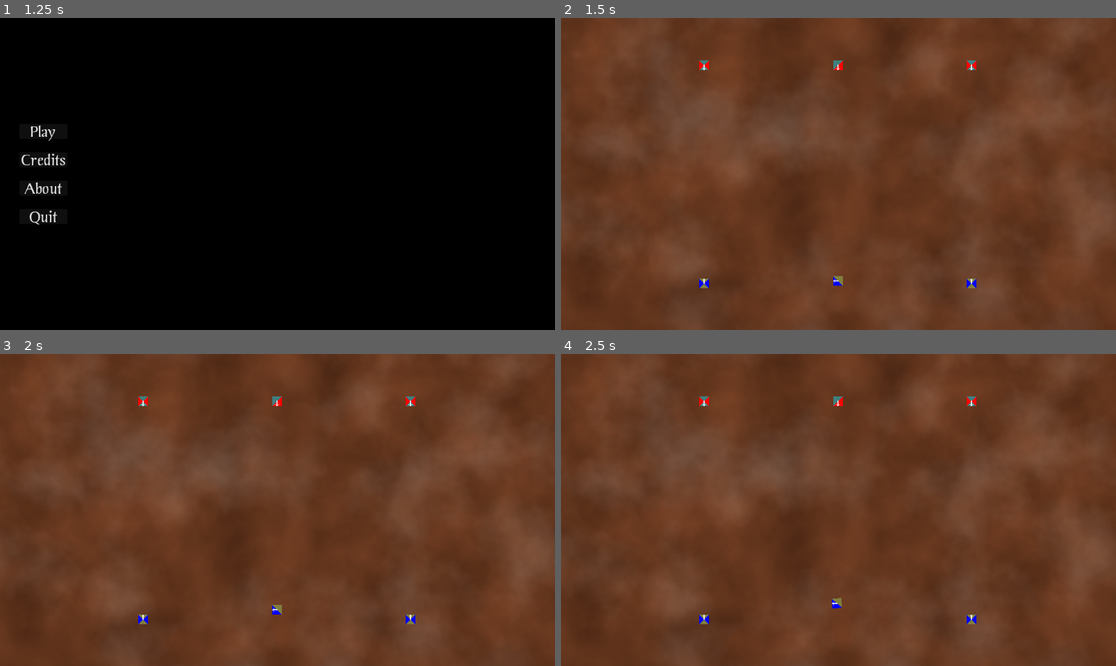
Above: before the commit, frames 1-4 (two rows, left to right).
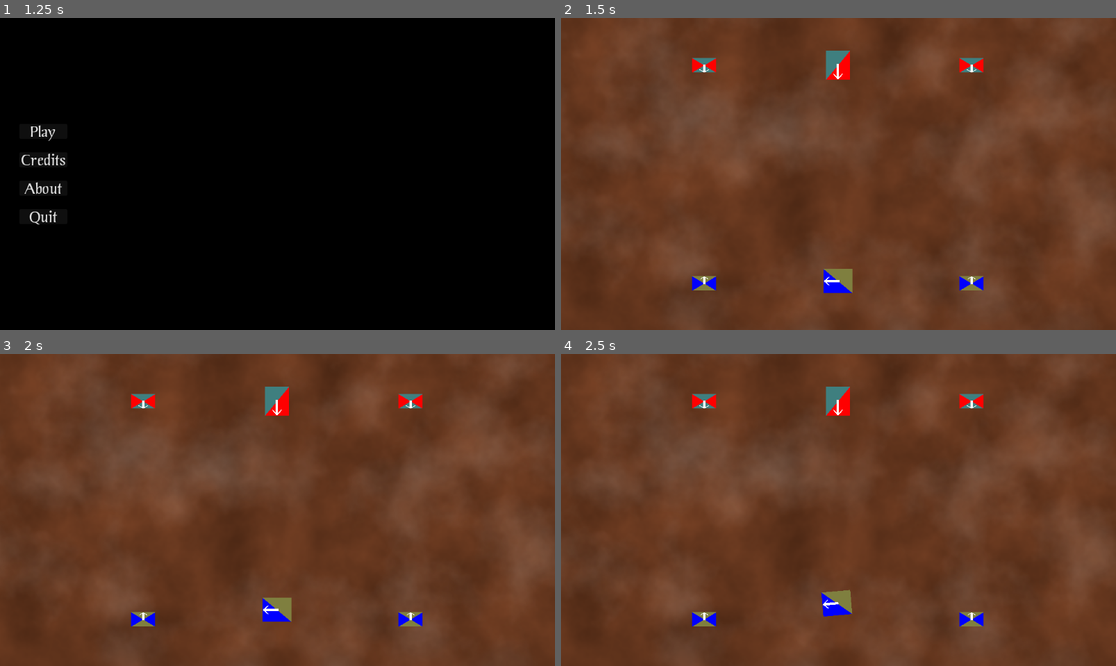
Above: after the commit, the same moments.

Repository: Habidakus/fantasy-battle
Game: Godot game, scene res://Scenes/TopLevelStateMachine.tscn
Two runs of this game, one before a commit and one after it. Both use one fixed random seed, a clock stepped at 60 frames per second and the inputs below.
Inputs (mouse positions are in pixels of both pictures, inside the frame that each line leads up to):
- Up to frame 1 (1.25 s): tap Enter at 0.5 s; move the mouse to (399, 158) at 0.52 s; click (399, 158) at 0.67 s
- Up to frame 2 (1.5 s): click "Play" at 1.25 s
- Up to frame 3 (2 s): no input
- Up to frame 4 (2.5 s): move the mouse to (727, 525) at 2.02 s; click (727, 525) at 2.17 s

Frame 1 is identical in both runs. In frame 2, 1.5% of the frame differs, in the area x 23-77%, y 10-89%; in frame 3, 1.5%; in frame 4, 1.5%, in the area x 23-77%, y 10-88%.

Commit message:
Update size of visual squads

Diff:
--- a/Scripts/StatePlay.gd
+++ b/Scripts/StatePlay.gd
@@ -55,9 +55,7 @@
 	if not _visible_squads.has(squad.id):
 		assert(false, str(squad) + " has no visible component")
 		return
-	var vs = _visible_squads[squad.id]
-	vs.position = squad.position
-	vs.rotation = squad.rotation
+	_visible_squads[squad.id].Update(squad)
 
 func _process(delta: float) -> void:
 	_mist_direction += delta * ((rnd.randf() * 1) - 0.5)
--- a/Scripts/VisibleSquad.gd
+++ b/Scripts/VisibleSquad.gd
@@ -3,13 +3,17 @@
 func Config(squadType : Squad.SquadType, primaryColor : Color, secondaryColor : Color) -> void:
 	var infantryNode : Node2D = find_child("Infantry") as Node2D
 	var calvaryNode : Node2D = find_child("Calvary") as Node2D
+	var arrowNode : Node2D = find_child("Arrow") as Node2D
+	_store_polygons(arrowNode)
 	match squadType:
 		Squad.SquadType.INFANTRY:
 			infantryNode.show()
 			calvaryNode.hide()
+			_store_polygons(infantryNode)
 		Squad.SquadType.CAVALRY:
 			infantryNode.hide()
 			calvaryNode.show()
+			_store_polygons(calvaryNode)
 		_:
 			assert(false, "Unknown squad type in VisibleSquad: " + Squad.SquadType.keys()[squadType])
 			infantryNode.hide()
@@ -17,10 +21,32 @@
 	_set_color(self, "Primary", primaryColor)
 	_set_color(self, "Secondary", secondaryColor)
 
+func Update(squad : Squad) -> void:
+	position = squad.position
+	rotation = squad.rotation
+	_set_size(squad.GetDim())
+
+var _polygons : Dictionary = {}
+
+func _store_polygons(node : Node) -> void:
+	for child : Node in node.get_children():
+		var p :Polygon2D = child as Polygon2D
+		if p == null:
+			continue
+		var copy_poly : PackedVector2Array = PackedVector2Array(p.polygon)
+		_polygons[p] = copy_poly
+
+func _set_size(dim : Vector2) -> void:
+	var x_mult = dim.y / 20.0
+	var y_mult = dim.x / 20.0
+	for p : Polygon2D in _polygons.keys():
+		for i in range(_polygons[p].size()):
+			p.polygon[i] = Vector2(x_mult * _polygons[p][i].x,y_mult * _polygons[p][i].y)
+
 func _set_color(node : Node, prefix : String, color : Color) -> void:
-	var len : int = prefix.length()
+	var _len : int = prefix.length()
 	for child : Node in node.get_children():
-		if child.name.substr(0, len) == prefix:
+		if child.name.substr(0, _len) == prefix:
 			var p : Polygon2D = child as Polygon2D
 			if p != null:
 				p.color = color
